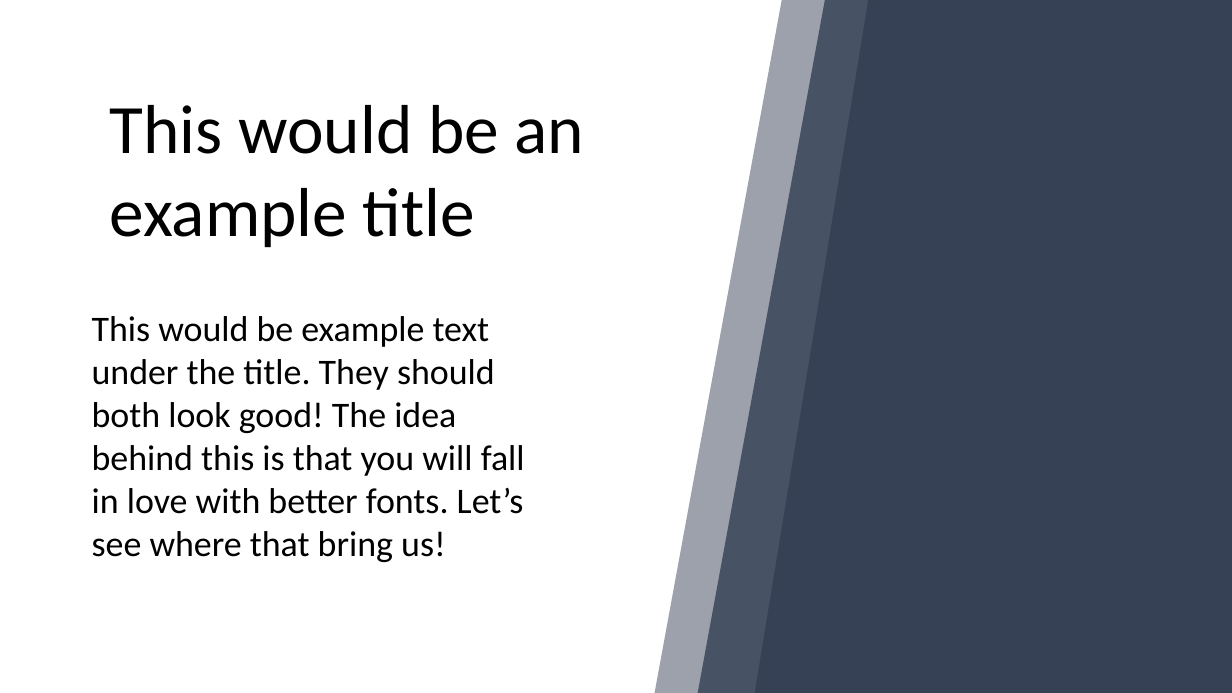
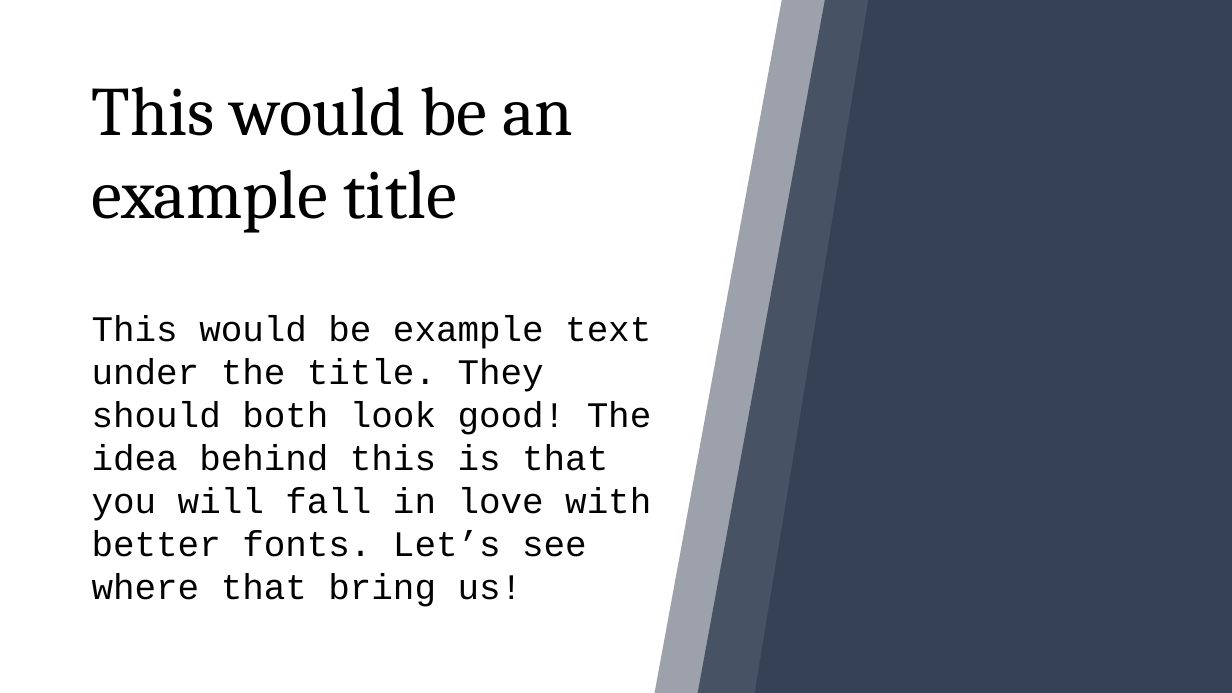
Before and after one commit to tranthanhbinh2603/PPTmasterclassV6_Powerpoint_from_A_to_Z, a slide deck: slide 10 of Section 2 - Essential Knowledge/Essential Knowledge.pptx. Drawn at 1232x693 pixels with LibreOffice and Linux fonts; fonts in the diff are those of the drawing. Boxes give left, top, right and bottom in pixels: in the first picture for what was removed or moved away, otherwise in the second. Text is boxed around its words. In the diff, an @@ line names an element or a change of style, - is before the commit and + after.

```diff
--- a/Section 2 - Essential Knowledge/Essential Knowledge.pptx
+++ b/Section 2 - Essential Knowledge/Essential Knowledge.pptx
@@ text "This would be an example ...": place and size @@
-text "This would be an example ..." at [110, 105, 585, 248]
+text "This would be an example ..." at [92, 87, 573, 233]
@@ text "This would be an example ..." at [92, 87, 573, 233]: font Calibri to Cambria @@
@@ text "This would be example text ..." at [92, 315, 652, 607]: font Calibri to Courier New @@
```
Also in this commit, not shown: 6 other slides changed, 1 slide added, 1 other file.
